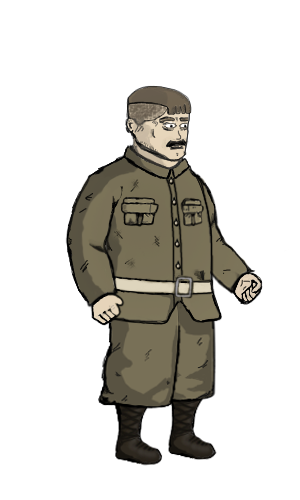
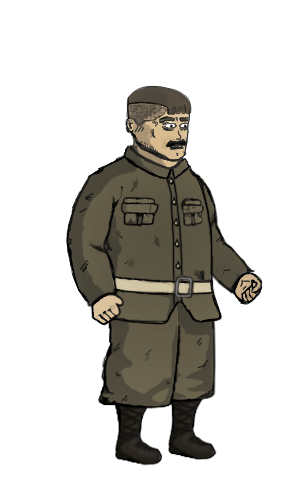
Layered file, before and after one edit (300px x 500px). Changes by layer:
painted on "Saç" over [128, 86, 191, 129]
painted on "Surat" over [127, 89, 189, 170]
painted on "Ön Kol" over [68, 172, 125, 323]
painted on "Vücut" over [91, 147, 262, 323]
painted on "Ön Bacak" over [101, 291, 179, 406]
painted on "Arka Bacak" over [148, 292, 214, 400]
painted on "Arka Kol" over [172, 176, 262, 301]
painted on "Ayak" over [109, 374, 216, 466]
